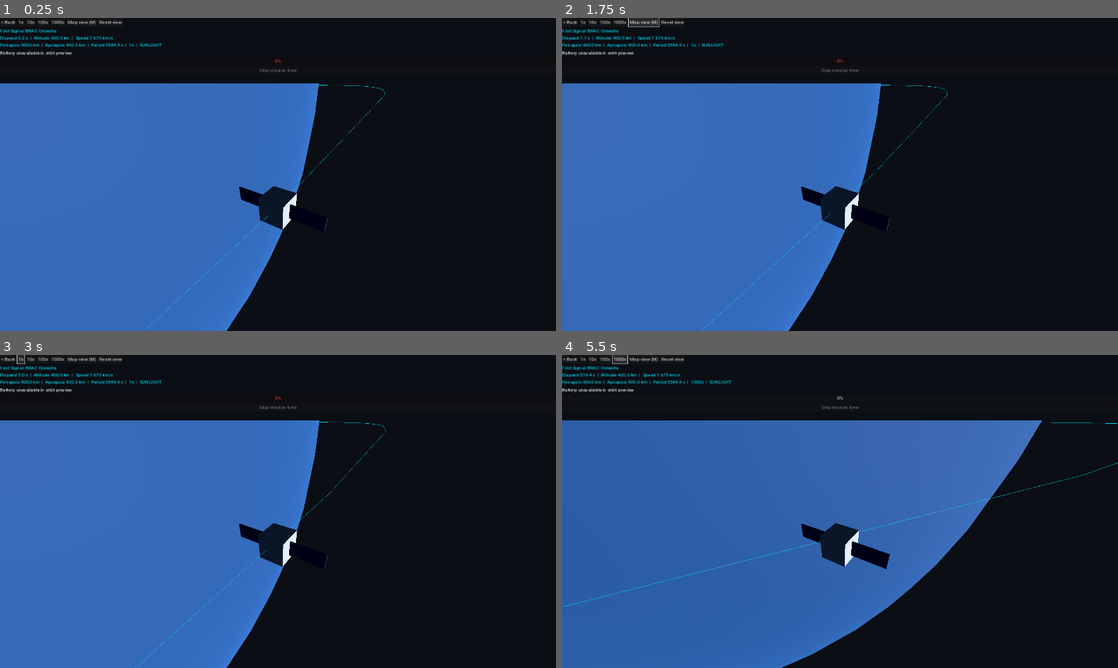
Above: before the commit, frames 1-4 (two rows, left to right).
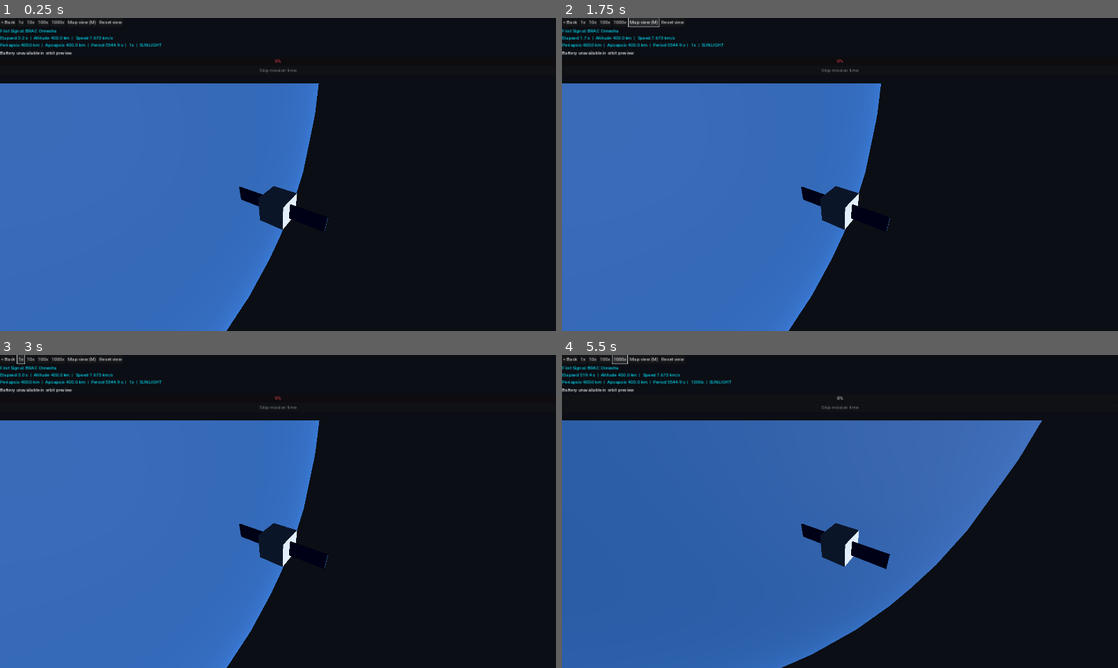
Above: after the commit, the same moments.

Repository: jahinhossain8573/spacebound
Game: Godot game, scene res://scenes/FlightView.tscn
Two runs of this game, one before a commit and one after it. Both use one fixed random seed, a clock stepped at 60 frames per second and the inputs below. This scene is started directly instead of the project's main scene.
Inputs:
- Up to frame 1 (0.25 s): no input
- Up to frame 2 (1.75 s): click "Map view (M)" at 0.5 s; click "Flight view (M)" at 1.25 s
- Up to frame 3 (3 s): click "Reset view" at 2 s; click "1x" at 2.75 s
- Up to frame 4 (5.5 s): click "10x" at 3.5 s; click "100x" at 4.25 s; click "1000x" at 5 s

The runs differ from the first frame. In frame 1, less than 0.1% of the frame differs, in the area x 26-70%, y 21-100%; in frame 2, 0.1%; in frame 3, 0.1%; in frame 4, 0.2%, in the area x 0-100%, y 21-81%.

Commit message:
Keep launch and orbital flight in one world

Diff:
--- a/scripts/FlightView.gd
+++ b/scripts/FlightView.gd
@@ -43,6 +43,10 @@
 var _skip_remaining := 0.0
 var _failure_delay := 0.0
 var _flash_clock := 0.0
+var shared_launch: Control
+var _shared_rocket: Node3D
+var _shared_center := Vector3(0, -6371000.0, 0)
+const SHARED_SCALE := 1000.0 / FlightSim.RENDER_SCALE
 
 func _ready() -> void:
 	GameManager.state = GameManager.State.FLIGHT_OPS
@@ -66,7 +70,7 @@
 				return
 		set_orbit(initial)
 	_initialize_power()
-	if GameManager.initial_orbit != null and GameManager.flight_elapsed_s > 0:
+	if shared_launch == null and GameManager.initial_orbit != null and GameManager.flight_elapsed_s > 0:
 		var fade := ColorRect.new()
 		fade.color = Color.BLACK
 		fade.mouse_filter = Control.MOUSE_FILTER_IGNORE
@@ -141,6 +145,7 @@
 	sun.look_at(Vector3.LEFT, Vector3.UP)
 	_plotter = preload("res://scripts/OrbitPlotter.gd").new()
 	world.add_child(_plotter)
+	_plotter.visible = false
 	_marker = MeshInstance3D.new()
 	var marker_mesh := SphereMesh.new()
 	marker_mesh.radius = 0.5
@@ -256,13 +261,16 @@
 		var diameter := 8.0 * 2.0 * _camera.global_position.distance_to(_marker.global_position) * tan(deg_to_rad(_camera.fov) * 0.5) / pixels
 		_marker.scale = Vector3.ONE * maxf(0.5, diameter) if _map_view else Vector3.ONE
 		_marker.visible = _map_view
-		_craft_visual.visible = not _map_view
+		_craft_visual.visible = not _map_view and shared_launch == null
 		_craft_visual.position = _marker.position
 
 func _update_position() -> void:
 	var pos: Vector2 = FlightSim.position_on_orbit_km(orbit.semi_major_axis_km, orbit.eccentricity, orbit.time_since_periapsis_s, orbit.mu)
 	position_km = pos.rotated(orbit.arg_periapsis_rad)
 	_marker.position = Vector3(position_km.x, 0.0, position_km.y) * FlightSim.RENDER_SCALE
+	if is_instance_valid(_shared_rocket):
+		_marker.position = Vector3(position_km.y * 1000.0, position_km.x * 1000.0 - 6371000.0, 0)
+		_shared_rocket.position = _marker.position
 	var radius := float(position_km.length())
 	altitude_km = radius - FlightSim.R_EARTH_KM
 	speed_kms = FlightSim.speed_at_radius_kms(radius, orbit.semi_major_axis_km, orbit.mu)
@@ -290,19 +298,25 @@
 		_distance = _map_camera.z
 		_camera_mode = "Earth"
 	_map_view = not _map_view
+	_plotter.visible = _map_view
 	_map_button.text = "Flight view (M)" if _map_view else "Map view (M)"
 	_update_camera()
 
 func set_camera_preset(value: String) -> void:
 	if orbit == null: return
 	_camera_mode = value
-	_distance = 0.18 if value == "Spacecraft" else 190.0
+	_distance = (shared_launch.rocket_height * 1.9 if is_instance_valid(shared_launch) else 0.18) if value == "Spacecraft" else (190.0 * SHARED_SCALE if is_instance_valid(shared_launch) else 190.0)
 	if value == "Wide":
 		_distance = maxf(190.0, orbit.semi_major_axis_km * (1.0 + orbit.eccentricity) * FlightSim.RENDER_SCALE * 3.2)
 	_update_camera()
 
 func _update_camera() -> void:
+	if is_instance_valid(_shared_rocket):
+		_camera.near = 1000.0 if _map_view else 0.5
+		_camera.far = 100000000.0 if _map_view else 2000000.0
 	var target := _marker.position if _camera_mode == "Spacecraft" else Vector3.ZERO
+	if is_instance_valid(_shared_rocket):
+		target = _shared_rocket.position + Vector3(0, shared_launch.rocket_height * 0.5, 0) if _camera_mode == "Spacecraft" else _shared_center
 	_camera.position = target + Vector3(sin(_yaw)*cos(_pitch),sin(_pitch),cos(_yaw)*cos(_pitch)) * _distance
 	_camera.look_at(target, Vector3.UP)
 
@@ -316,7 +330,7 @@
 		if event.pressed: _view.grab_focus()
 		if event.button_index == MOUSE_BUTTON_RIGHT: _dragging = event.pressed
 		elif event.pressed and event.button_index in [MOUSE_BUTTON_WHEEL_UP, MOUSE_BUTTON_WHEEL_DOWN]:
-			_distance = clampf(_distance * (0.9 if event.button_index == MOUSE_BUTTON_WHEEL_UP else 1.1), 0.06, 5000.0)
+			_distance = clampf(_distance * (0.9 if event.button_index == MOUSE_BUTTON_WHEEL_UP else 1.1), 5.0 if shared_launch != null else 0.06, 100000000.0 if shared_launch != null else 5000.0)
 	elif event is InputEventMouseMotion and _dragging:
 		_yaw -= event.relative.x * 0.01
 		_pitch = clampf(_pitch + event.relative.y * 0.01, -1.4, 1.4)
@@ -407,3 +421,27 @@
 	set_process(false)
 	if not DisplayServer.get_name() == "headless":
 		get_tree().call_deferred("change_scene_to_file", "res://scenes/Debrief.tscn")
+
+func activate_shared_world(view: SubViewportContainer, world: Node3D, rocket: Node3D, camera: Camera3D, camera_transform: Transform3D, yaw: float, pitch: float, distance: float) -> void:
+	var old_view := _view
+	var parent := old_view.get_parent()
+	var index := old_view.get_index()
+	_view = view
+	view.reparent(parent)
+	parent.move_child(view, index)
+	old_view.queue_free()
+	_camera = camera
+	_shared_rocket = rocket
+	_yaw = yaw
+	_pitch = pitch
+	_distance = distance
+	_ship_camera = Vector3(yaw, pitch, distance)
+	_map_camera = Vector3(yaw, pitch, 190.0 * SHARED_SCALE)
+	view.gui_input.disconnect(shared_launch._camera_input)
+	view.gui_input.connect(_view_input)
+	_marker.reparent(world)
+	_craft_visual.reparent(world)
+	_plotter.reparent(world)
+	_plotter.transform = Transform3D(Basis(Vector3.UP, Vector3.BACK, Vector3.RIGHT).scaled(Vector3.ONE * SHARED_SCALE), _shared_center)
+	_update_position()
+	_camera.global_transform = camera_transform
--- a/scripts/Launch.gd
+++ b/scripts/Launch.gd
@@ -31,6 +31,10 @@
 var _camera_distance := 1.9
 var _camera_dragging := false
 var _launch_view: SubViewportContainer
+var _station: Node3D
+var _flight: Control
+const EARTH_RADIUS_M := 6371000.0
+const INSERTION_ANGLE := 0.02
 
 func _ready() -> void:
 	GameManager.state = GameManager.State.LAUNCH
@@ -148,8 +152,21 @@
 	var light := DirectionalLight3D.new()
 	light.rotation_degrees = Vector3(-45,-25,0)
 	_root3d.add_child(light)
-	_box(_root3d, Vector3(35, 1, 35), Vector3(0,-1,0), Color("454f5b"))
-	_box(_root3d, Vector3(2, rocket_height*0.85, 2), Vector3(-rocket_height*0.16,rocket_height*0.425,0), Color("596675"))
+	var planet := MeshInstance3D.new()
+	var sphere := SphereMesh.new()
+	sphere.radius = EARTH_RADIUS_M
+	sphere.height = EARTH_RADIUS_M * 2.0
+	sphere.radial_segments = 96
+	sphere.rings = 48
+	planet.mesh = sphere
+	planet.position.y = -EARTH_RADIUS_M - 2.0
+	planet.material_override = _material(Color("2462b3"))
+	_root3d.add_child(planet)
+	_station = Node3D.new()
+	_station.name = "LaunchStation"
+	_root3d.add_child(_station)
+	_box(_station, Vector3(35, 1, 35), Vector3(0,-1,0), Color("454f5b"))
+	_box(_station, Vector3(2, rocket_height*0.85, 2), Vector3(-rocket_height*0.16,rocket_height*0.425,0), Color("596675"))
 	_rocket = Node3D.new()
 	_root3d.add_child(_rocket)
 	var radius := rocket_height * 0.045
@@ -184,7 +201,8 @@
 	_root3d.add_child(_flash)
 	_camera = Camera3D.new()
 	_camera.current = true
-	_camera.far = 5000
+	_camera.near = 0.5
+	_camera.far = 2000000.0
 	_root3d.add_child(_camera)
 	_update_camera()
 
@@ -256,7 +274,12 @@
 	_process_milestones(next)
 	elapsed = next
 	var progress := elapsed / ASCENT_SECONDS
-	_rocket.position = Vector3(rocket_height*2.0*progress*progress,rocket_height*5.0*progress,0)
+	var smooth := progress * progress * (3.0 - 2.0 * progress)
+	var target_altitude: float = 250000.0 if GameManager.current_mission.targetOrbit in ["GEO", "GTO"] else float(GameManager.current_mission.targetAltitudeKm) * 1000.0
+	var radius_m := EARTH_RADIUS_M + target_altitude * smooth
+	var angle := INSERTION_ANGLE * smooth
+	_rocket.position = Vector3(radius_m * sin(angle), radius_m * cos(angle) - EARTH_RADIUS_M, 0)
+	_station.visible = progress < 0.22
 	_rocket.rotation.z = -progress*0.8
 	_status.text = "ASCENT  T+%.1f s" % elapsed
 	_update_camera()
@@ -312,15 +335,22 @@
 		initial.eccentricity = (42164.0 - 6621.0) / (42164.0 + 6621.0)
 	else:
 		initial.semi_major_axis_km = FlightSim.R_EARTH_KM + float(mission.targetAltitudeKm)
+	initial.arg_periapsis_rad = INSERTION_ANGLE
 	GameManager.initial_orbit = initial
-	var fade := ColorRect.new()
-	fade.color = Color.BLACK
-	fade.modulate.a = 0
-	fade.set_anchors_and_offsets_preset(Control.PRESET_FULL_RECT)
-	add_child(fade)
-	var tween := create_tween()
-	tween.tween_property(fade,"modulate:a",1.0,0.5)
-	tween.tween_callback(func(): get_tree().change_scene_to_file("res://scenes/FlightView.tscn"))
+	_station.visible = false
+	_handoff_to_flight()
+
+func _handoff_to_flight() -> void:
+	# Retain the viewport, its World3D, rocket and current camera across insertion.
+	var previous_camera := _camera.global_transform
+	_flight = load("res://scenes/FlightView.tscn").instantiate()
+	_flight.set("shared_launch", self)
+	add_child(_flight)
+	_flight.activate_shared_world(_launch_view, _root3d, _rocket, _camera, previous_camera, _camera_yaw, _camera_pitch, _camera_distance * rocket_height)
+	for child in get_children():
+		if child != _flight: child.visible = false
+	_launch_view.visible = true
+	_flight.set_anchors_and_offsets_preset(Control.PRESET_FULL_RECT)
 
 func _log(message: String, at: float = -1.0) -> void:
 	var seconds := int(elapsed if at < 0 else at)
--- a/tests/test_launch.gd
+++ b/tests/test_launch.gd
@@ -28,8 +28,27 @@
 	check(launch.stage_separated and not launch.fairing_separated, "stage at 40 percent")
 	launch.advance_ascent(3.0)
 	check(launch.fairing_separated and manager.last_result.flight_log.size() == 3, "fairing at 60 percent")
+	check(not launch._station.visible, "station disappears during ascent")
 	launch.advance_ascent(6.0)
 	check(launch.finished and manager.last_result.launched and manager.last_result.objectives[0].done and manager.initial_orbit.semi_major_axis_km == 6771.0 and manager.flight_elapsed_s == 15.0, "successful LEO handoff")
+	var shared = launch._flight
+	var rocket = launch._rocket
+	var camera = launch._camera
+	var position: Vector3 = rocket.position
+	var expected := Vector3(6771000.0 * sin(0.02), 6771000.0 * cos(0.02) - 6371000.0, 0)
+	check(position.distance_to(expected) < 2.0, "insertion matches ascent endpoint")
+	var target: Vector3 = position + Vector3(0, launch.rocket_height * 0.5, 0)
+	var camera_offset: Vector3 = Vector3(sin(launch._camera_yaw)*cos(launch._camera_pitch),sin(launch._camera_pitch),cos(launch._camera_yaw)*cos(launch._camera_pitch)) * launch.rocket_height * launch._camera_distance
+	check(camera.position.distance_to(target + camera_offset) < 2.0, "camera retains ascent framing")
+	check(shared != null and shared._view == launch._launch_view and shared._camera == camera and shared._shared_rocket == rocket, "orbit reuses launch world, spacecraft and camera")
+	shared.advance_time(0.0)
+	check(rocket.position.distance_to(position) < 2.0, "insertion has no position jump")
+	await process_frame
+	check(is_instance_valid(shared._marker) and is_instance_valid(shared._camera), "shared world survives view replacement")
+	shared.toggle_map_view()
+	check(shared._map_view, "shared-world map view available")
+	shared.toggle_map_view()
+	check(not shared._map_view, "shared-world third person restored")
 	launch.queue_free()
 	await process_frame
 	check(manager.load_campaign() == OK and manager.has_launched_once, "first launch flag persisted")
